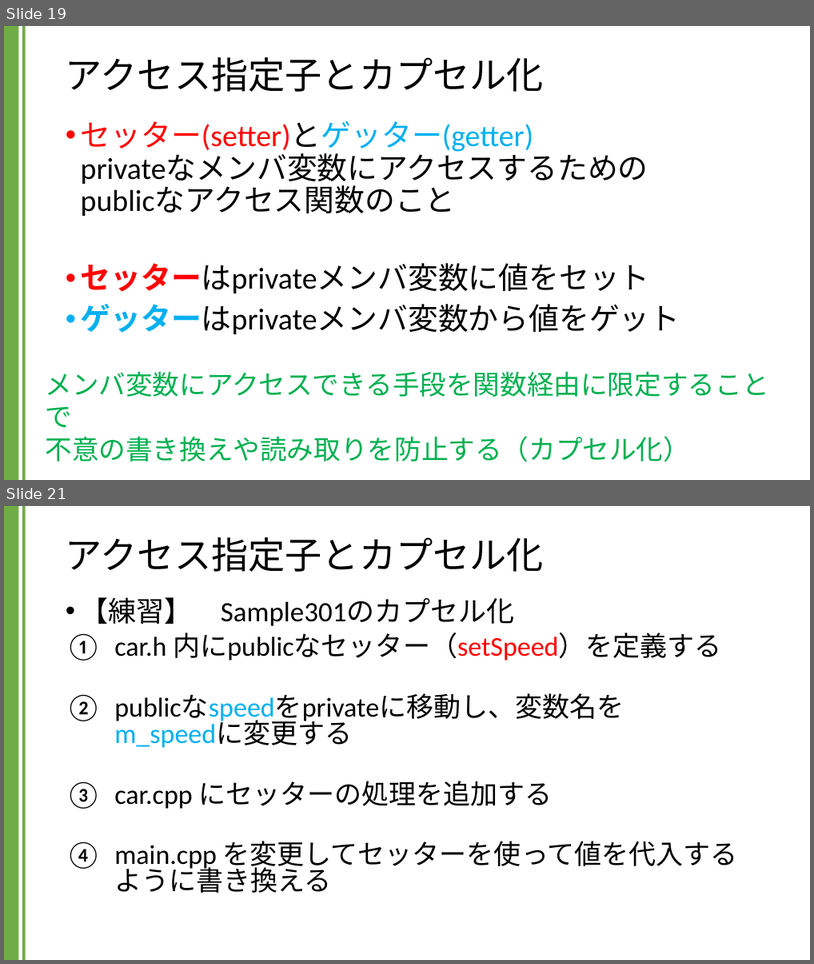
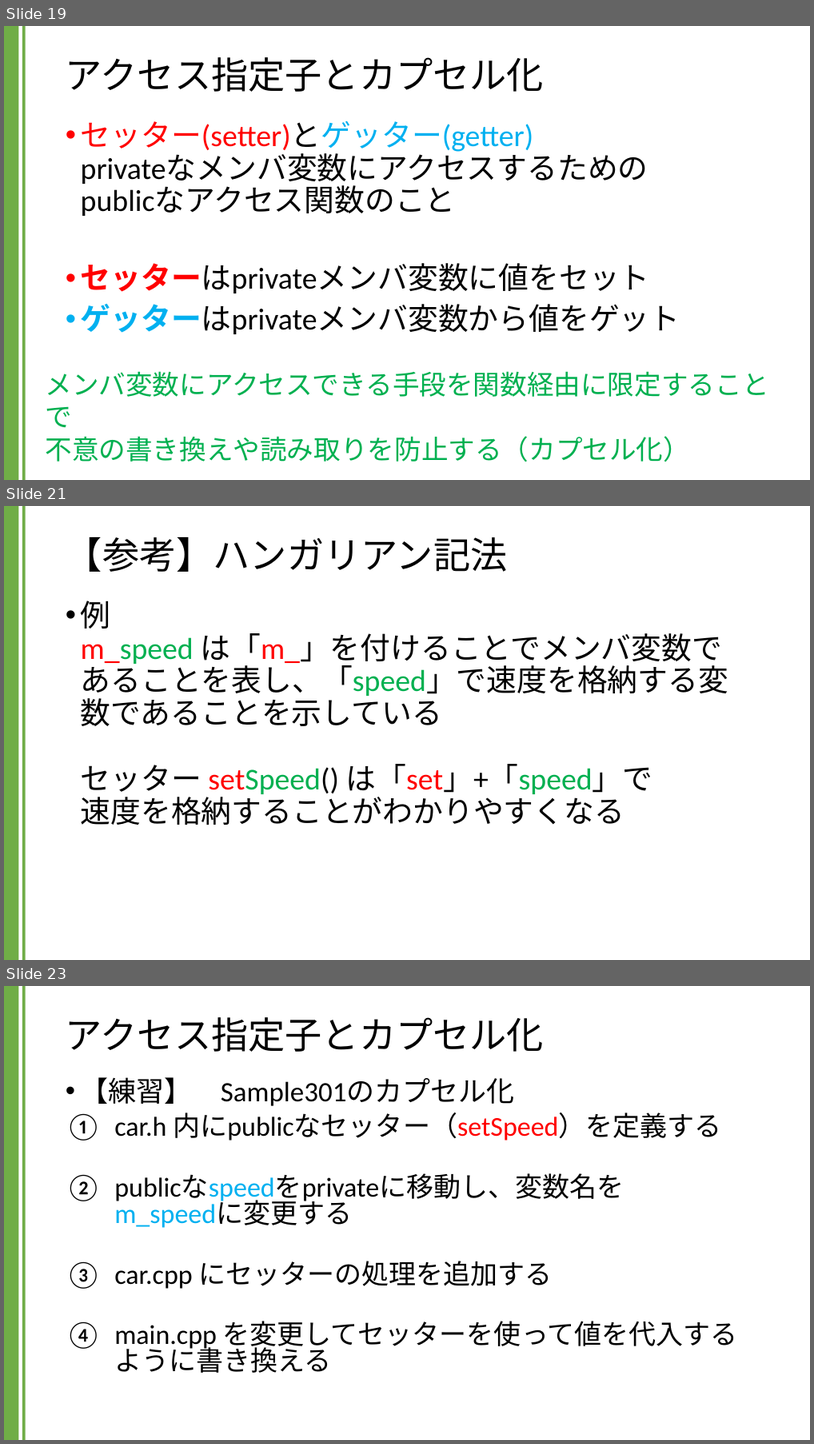
Before and after one commit to kic-murata/cpp2024, a slide deck: 授業資料/講義資料：アクセス指定子とカプセル化.pptx. Shown one above the other, each under a label of ours: slides 19 and 21 before the commit, slides 19, 21 and 23 after it; the slides between them are not shown. The pictures are 814x964 and 814x1444 pixels, drawn with LibreOffice and Linux fonts; fonts in the diff are those of the drawing. Boxes give left, top, right and bottom in pixels: in the first picture for what was removed or moved away, otherwise in the second. Text is boxed around its words. In the diff, an @@ line names an element or a change of style, - is before the commit and + after.

```diff
--- a/授業資料/講義資料：アクセス指定子とカプセル化.pptx
+++ b/授業資料/講義資料：アクセス指定子とカプセル化.pptx
@@ slide 21 added at (4,506,810,960), background #FFFFFF; not listed: 2 template elements that a slide beside it also shows @@
@@ title added at (66,537,508,572), 44 pt, text #000000 @@
+【参考】ハンガリアン記法
@@ text added at (81,600,729,824), 36 pt, text #000000 @@
+• 例
+  m_speed は「m_」を付けることでメンバ変数で
+  あることを表し、「speed」で速度を格納する変数であることを示している
+  セッター setSpeed() は「set」+「speed」で
+  速度を格納することがわかりやすくなる
@@ what was slide 21 is now slide 23 @@
```
Also in this commit, not shown: 4 slides changed, 1 other slide added.
